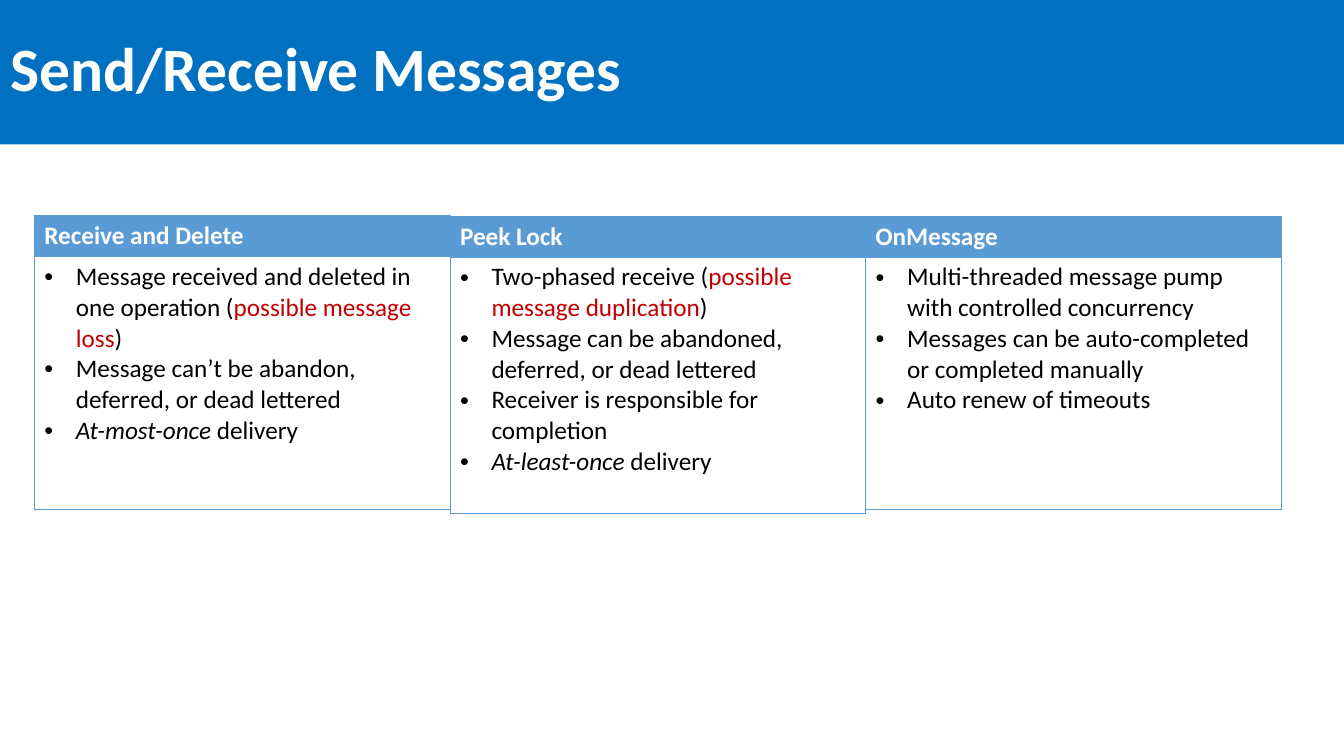
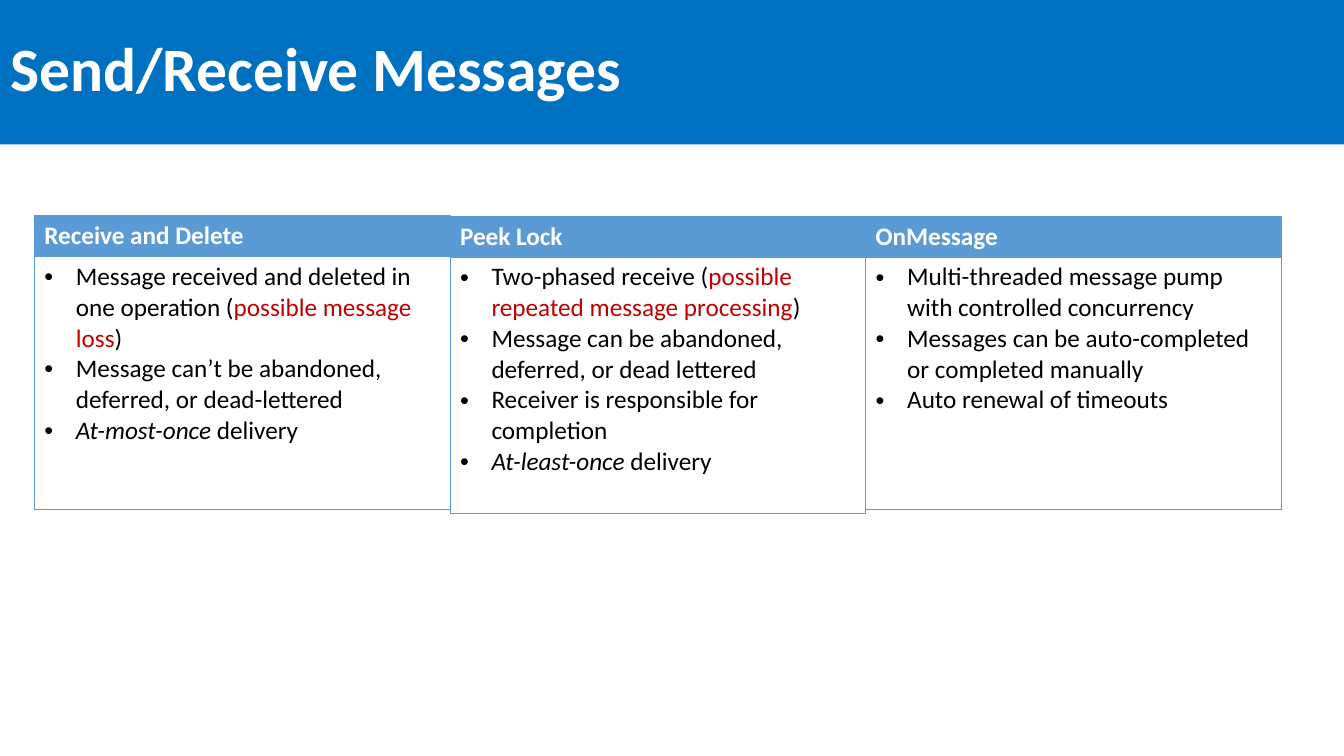
Before and after one commit to SeanFeldman/ASB-AustinAzure, a slide deck: slide 16 of Azure Service Bus Austin Azure usergroup 2016-09-08.pptx (slide 14 before the commit). Drawn at 1344x756 pixels with LibreOffice and Linux fonts; fonts in the diff are those of the drawing. Boxes give left, top, right and bottom in pixels: in the first picture for what was removed or moved away, otherwise in the second. Text is boxed around its words. In the diff, an @@ line names an element or a change of style, - is before the commit and + after.

```diff
--- a/Azure Service Bus Austin Azure usergroup 2016-09-08.pptx
+++ b/Azure Service Bus Austin Azure usergroup 2016-09-08.pptx
@@ table at bbox=[34, 216, 450, 509] @@
-row 2, column 1: Message received and deleted in one operation (possible message loss) / Message can’t be abandon, deferred, or dead lettered / At-most-once delivery
+row 2, column 1: Message received and deleted in one operation (possible message loss) / Message can’t be abandoned, deferred, or dead-lettered / At-most-once delivery
@@ table at bbox=[450, 216, 865, 509] @@
-row 2, column 1: Two-phased receive (possible message duplication) / Message can be abandoned, deferred, or dead lettered / Receiver is responsible for completion / At-least-once delivery
+row 2, column 1: Two-phased receive (possible repeated message processing) / Message can be abandoned, deferred, or dead lettered / Receiver is responsible for completion / At-least-once delivery
@@ table at bbox=[866, 216, 1281, 509] @@
-row 2, column 1: Multi-threaded message pump with controlled concurrency / Messages can be auto-completed or completed manually / Auto renew of timeouts
+row 2, column 1: Multi-threaded message pump with controlled concurrency / Messages can be auto-completed or completed manually / Auto renewal of timeouts
```
Also in this commit, not shown: 10 other slides changed, 3 slides added, 2 slides removed, 3 other files.
